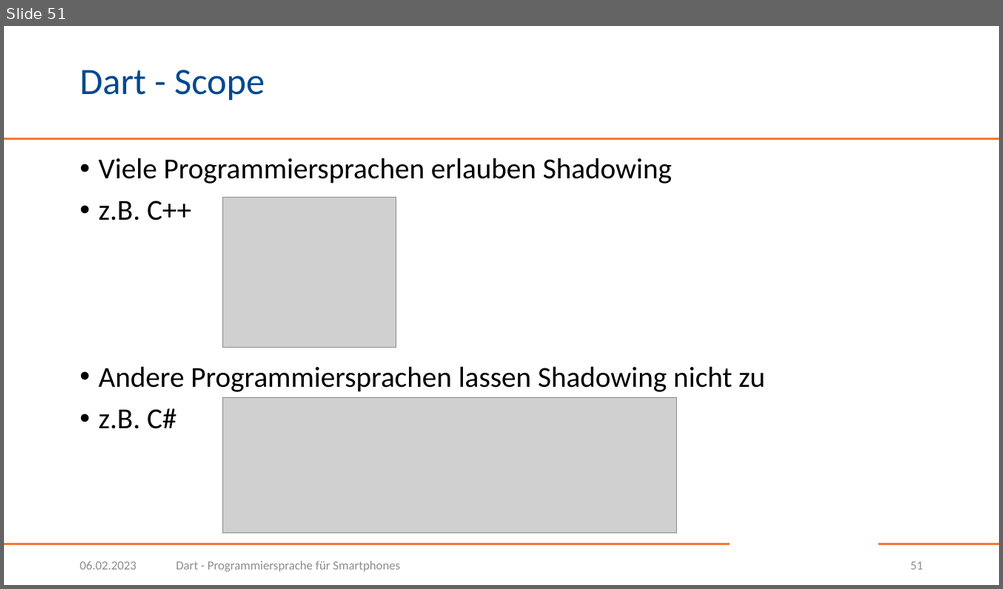
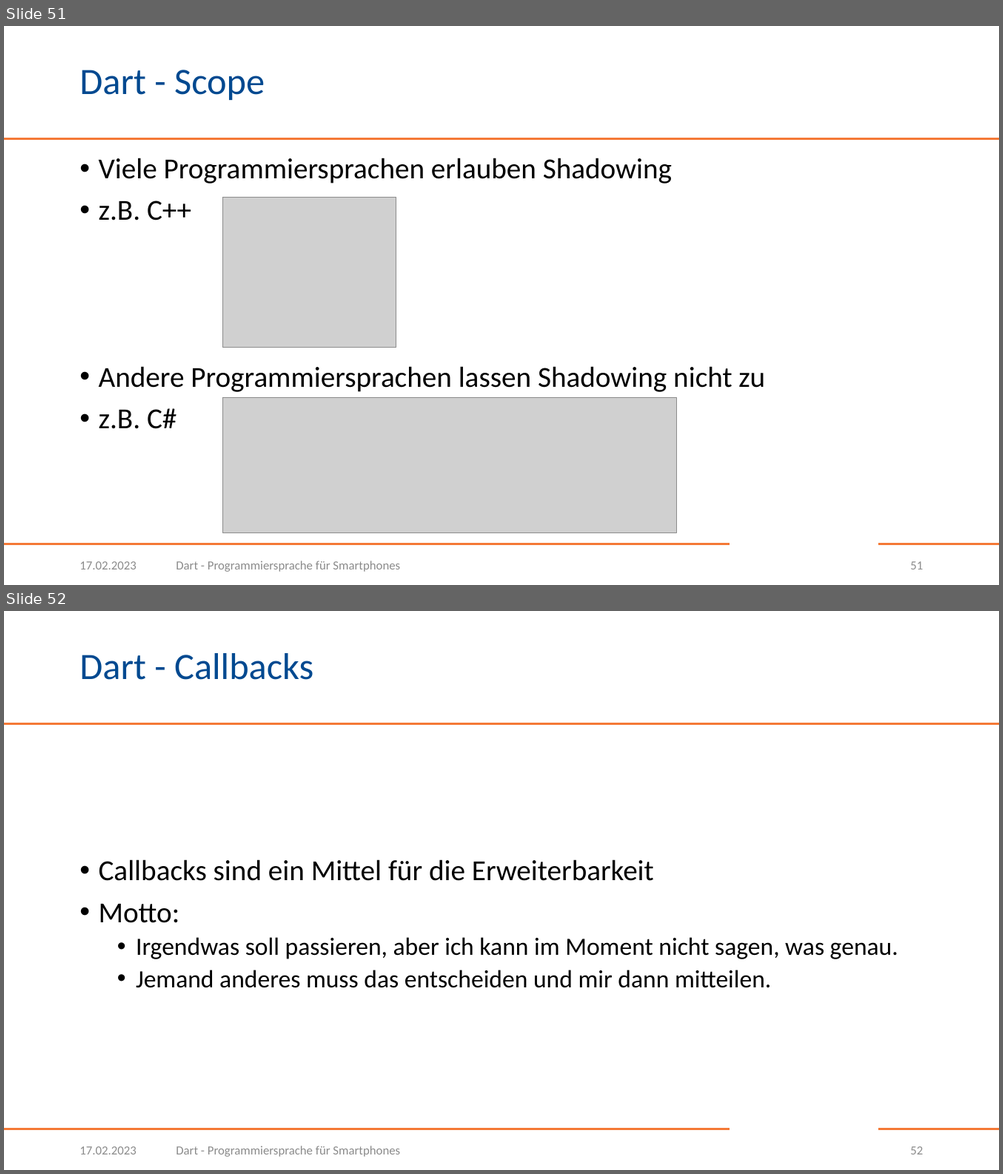
Before and after one commit to BogyMitutoyoCTL/DecisionMakingApp, a slide deck: presentations/Dart.pptx. Shown one above the other, each under a label of ours: slide 51 before the commit, slides 51 and 52 after it. The pictures are 1003x589 and 1003x1174 pixels, drawn with LibreOffice and Linux fonts; fonts in the diff are those of the drawing; grey boxes stand for pictures; background and template pictures are left out. Boxes give left, top, right and bottom in pixels: in the first picture for what was removed or moved away, otherwise in the second. Text is boxed around its words. In the diff, an @@ line names an element or a change of style, - is before the commit and + after.

Commit message:
Add callbacks

```diff
--- a/presentations/Dart.pptx
+++ b/presentations/Dart.pptx
@@ slide 52 added at (4,611,999,1170), background #FFFFFF; not listed: 3 template elements that a slide beside it also shows @@
@@ title added at (79,653,313,680), 36 pt, text #004990 @@
+Dart - Callbacks
@@ text added at (99,860,898,988), 24 pt, text #000000 @@
+• Callbacks sind ein Mittel für die Erweiterbarkeit
+• Motto:
+  • Irgendwas soll passieren, aber ich kann im Moment nicht sagen, was genau.
+  • Jemand anderes muss das entscheiden und mir dann mitteilen.
@@ text added at (79,1147,136,1155), 12 pt, text #8C8C8C @@
+17.02.2023
@@ text added at (176,1146,400,1157), 12 pt, text #8C8C8C @@
+Dart - Programmiersprache für Smartphones
@@ page number added at (910,1147,922,1155), 12 pt, text #8C8C8C @@
+52
@@ slide 51 changed as well @@
@@ text at (79,562,136,570): text changed @@
-06.02.2023
+17.02.2023
```
Also in this commit, not shown: 50 other slides changed, 6 other slides added.
